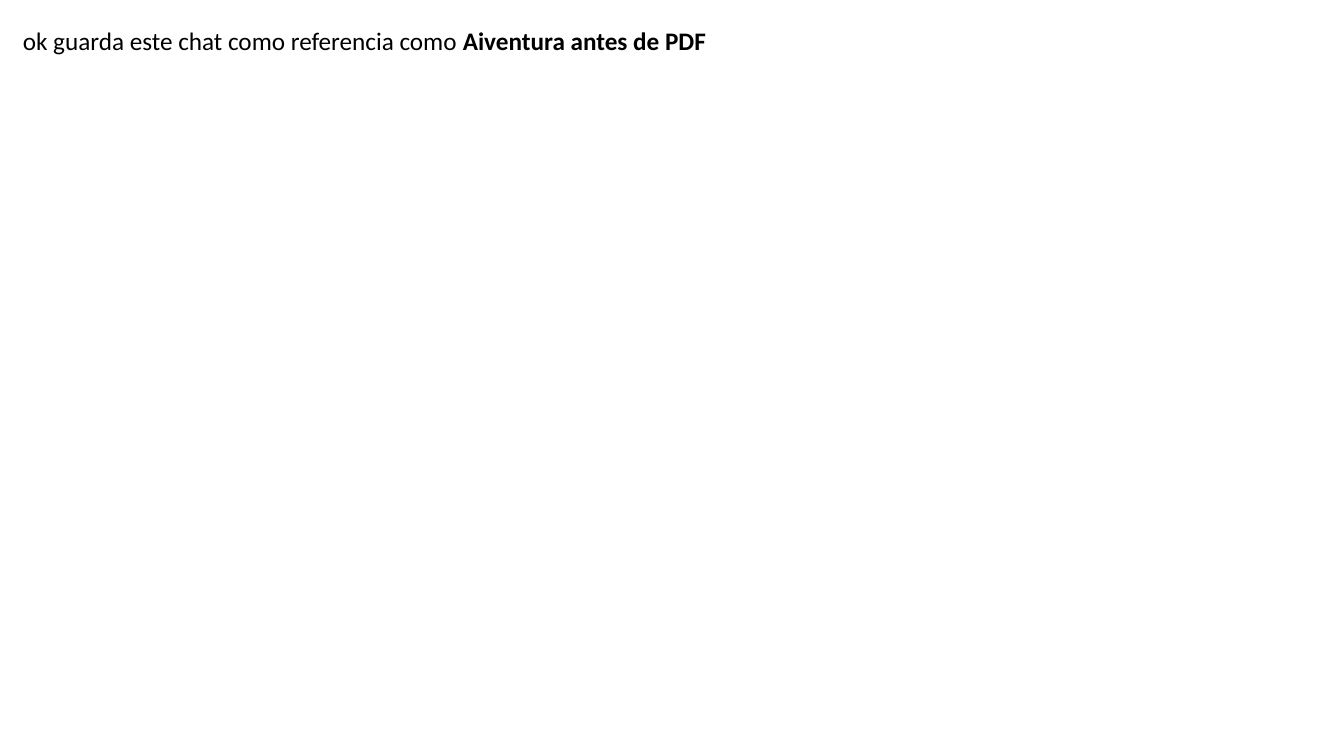
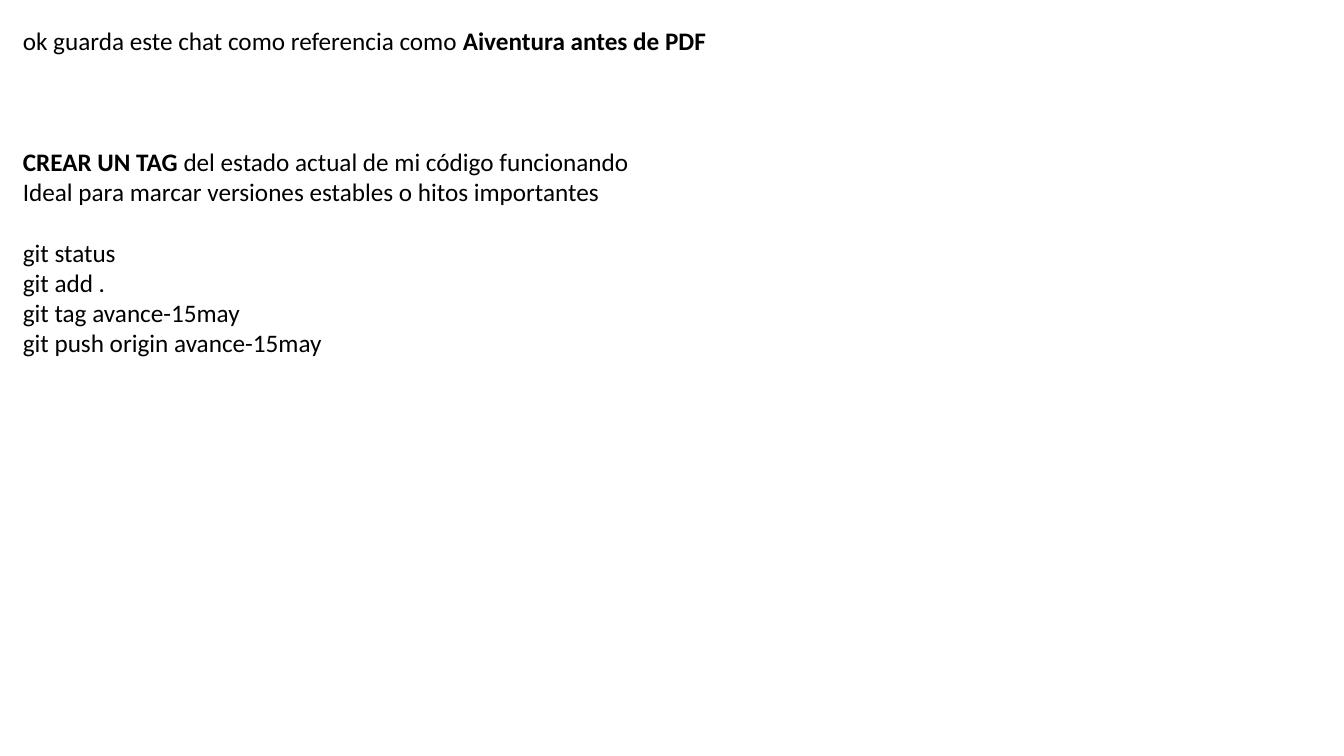
Before and after one commit to marcelferran/Aiventura, a slide deck: slide 6 of Others/Aiventura MFC.pptx. Drawn at 1344x756 pixels with LibreOffice and Linux fonts; fonts in the diff are those of the drawing. Boxes give left, top, right and bottom in pixels: in the first picture for what was removed or moved away, otherwise in the second. Text is boxed around its words. In the diff, an @@ line names an element or a change of style, - is before the commit and + after.

```diff
--- a/Others/Aiventura MFC.pptx
+++ b/Others/Aiventura MFC.pptx
@@ text at (x1=23, y1=153, x2=628, y2=357): paragraphs added @@
+CREAR UN TAG del estado actual de mi código funcionando
+Ideal para marcar versiones estables o hitos importantes
+git status
+git add .
+git tag avance-15may
+git push origin avance-15may
```
Also in this commit, not shown: 2 other slides changed, 2 slides added, 2 slides removed, 9 other files.
